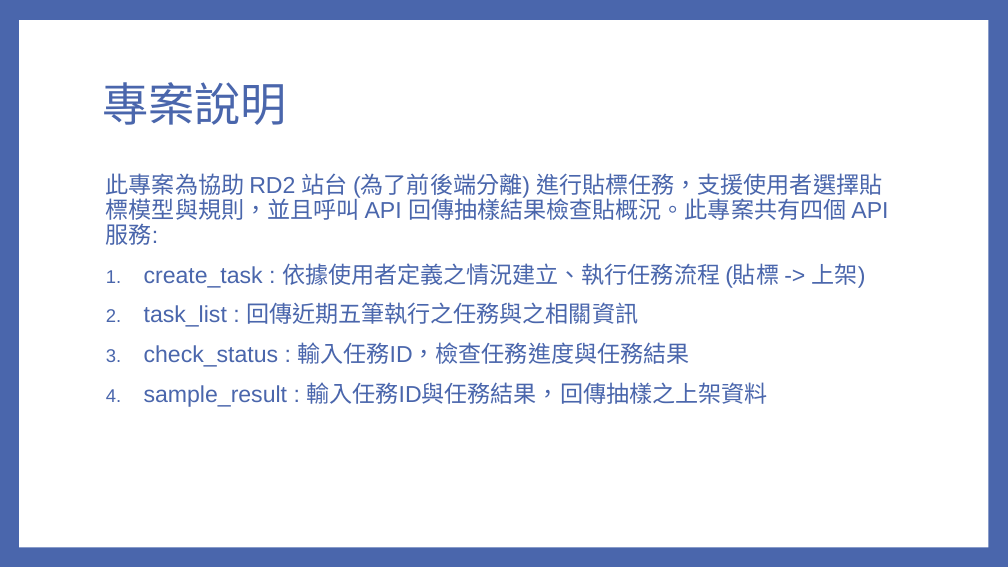
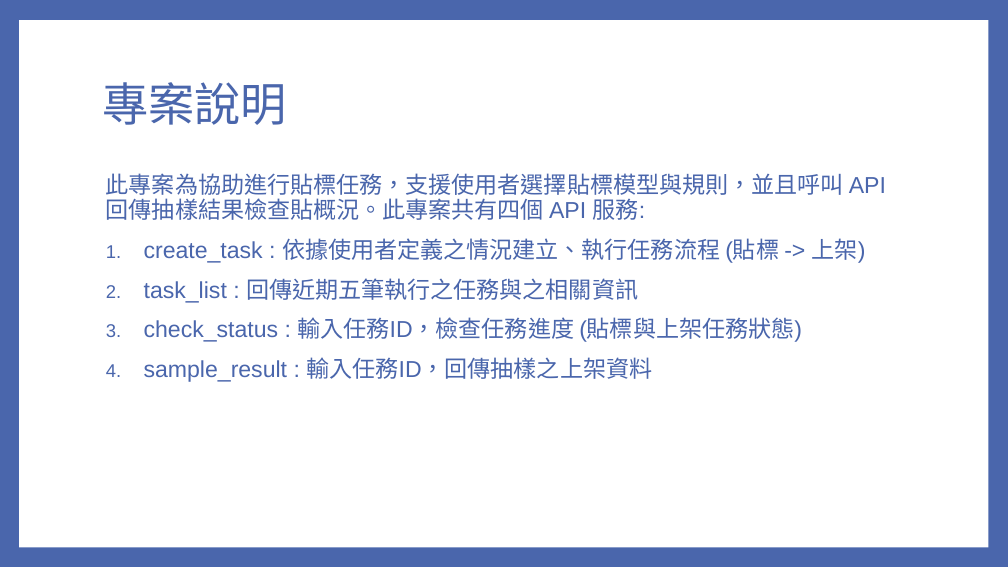
Before and after one commit to ychuang789/labelapi, a slide deck: slide 3 of AudienceAPI_v2.1.pptx. Drawn at 1008x567 pixels with LibreOffice and Linux fonts; fonts in the diff are those of the drawing. Boxes give left, top, right and bottom in pixels: in the first picture for what was removed or moved away, otherwise in the second. Text is boxed around its words. In the diff, an @@ line names an element or a change of style, - is before the commit and + after.

Commit message:
edit pptx and readme 'sample result'

```diff
--- a/AudienceAPI_v2.1.pptx
+++ b/AudienceAPI_v2.1.pptx
@@ text at bbox=[106, 173, 886, 220]: text changed @@
-此專案為協助 RD2 站台 (為了前後端分離) 進行貼標任務，支援使用者選擇貼標模型與規則，並且呼叫 API 回傳抽樣結果檢查貼概況。此專案共有四個 API 服務:
+此專案為協助進行貼標任務，支援使用者選擇貼標模型與規則，並且呼叫 API 回傳抽樣結果檢查貼概況。此專案共有四個 API 服務:
@@ text at bbox=[144, 317, 802, 382]: text changed @@
-3. check_status : 輸入任務ID，檢查任務進度與任務結果
-4. sample_result : 輸入任務ID與任務結果，回傳抽樣之上架資料
+3. check_status : 輸入任務ID，檢查任務進度 (貼標與上架任務狀態)
+4. sample_result : 輸入任務ID，回傳抽樣之上架資料
```
Also in this commit, not shown: 2 other slides changed, 4 other files.
